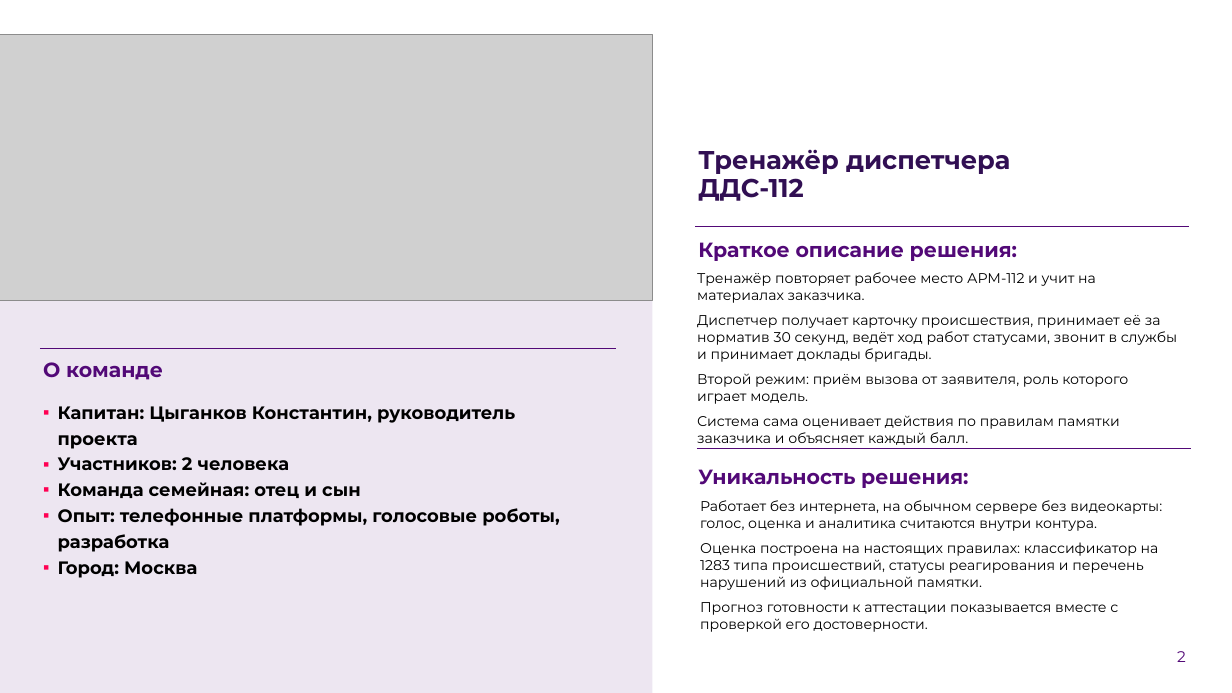
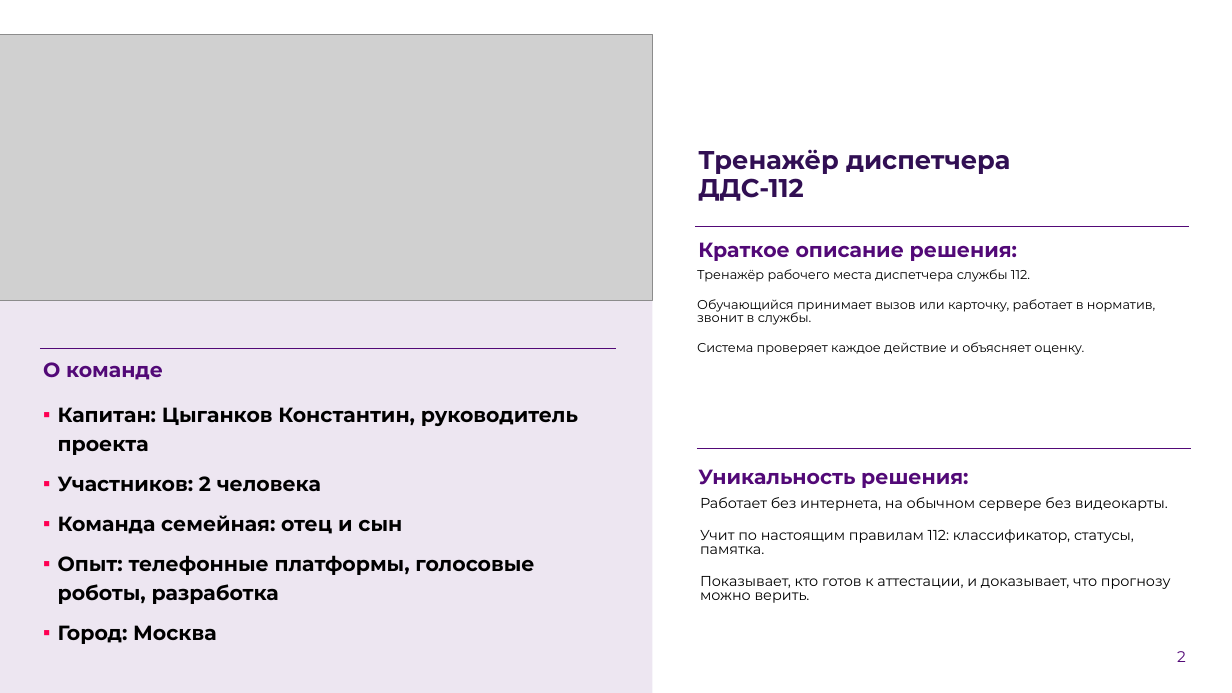
Before and after one commit to Vadik145-beep/lct-112-simulator, a slide deck: slide 2 of docs/presentation/ЛЦТ2026_Ультратех_задача9.pptx. Drawn at 1232x693 pixels with LibreOffice and Linux fonts; fonts in the diff are those of the drawing; grey boxes stand for pictures; background and template pictures are left out. Boxes give left, top, right and bottom in pixels: in the first picture for what was removed or moved away, otherwise in the second. Text is boxed around its words. In the diff, an @@ line names an element or a change of style, - is before the commit and + after.

Commit message:
docs: презентация после ревью: короткие формулировки, фотографии участников, контакты

```diff
--- a/docs/presentation/ЛЦТ2026_Ультратех_задача9.pptx
+++ b/docs/presentation/ЛЦТ2026_Ультратех_задача9.pptx
@@ text at bbox=[697, 269, 1155, 355]: text changed; size 11 to 10 pt @@
-Тренажёр повторяет рабочее место АРМ-112 и учит на материалах заказчика.
-Диспетчер получает карточку происшествия, принимает её за норматив 30 секунд, ведёт ход работ статусами, звонит в службы и принимает доклады бригады.
-Второй режим: приём вызова от заявителя, роль которого играет модель.
-Система сама оценивает действия по правилам памятки заказчика и объясняет каждый балл.
+Тренажёр рабочего места диспетчера службы 112.
+Обучающийся принимает вызов или карточку, работает в норматив, звонит в службы.
+Система проверяет каждое действие и объясняет оценку.
@@ text "Капитан: Цыганков Константин, руководитель проекта" at bbox=[58, 407, 578, 644]: size 14 to 16 pt; more space between paragraphs @@
@@ text at bbox=[700, 497, 1171, 589]: text changed; size 11 to 11.2 pt @@
-Работает без интернета, на обычном сервере без видеокарты: голос, оценка и аналитика считаются внутри контура.
-Оценка построена на настоящих правилах: классификатор на 1283 типа происшествий, статусы реагирования и перечень нарушений из официальной памятки.
-Прогноз готовности к аттестации показывается вместе с проверкой его достоверности.
+Работает без интернета, на обычном сервере без видеокарты.
+Учит по настоящим правилам 112: классификатор, статусы, памятка.
+Показывает, кто готов к аттестации, и доказывает, что прогнозу можно верить.
```
Also in this commit, not shown: 9 other slides changed, 1 other file.
